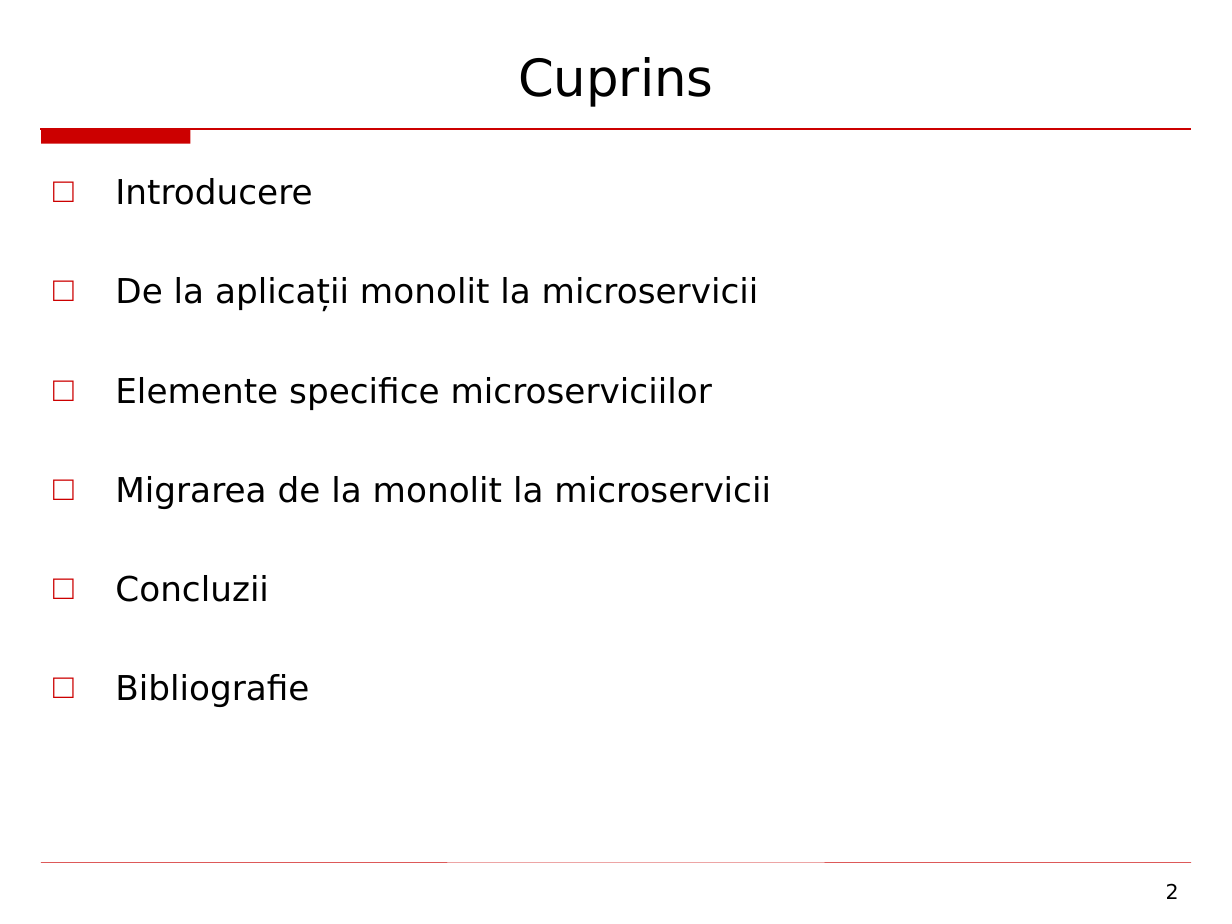
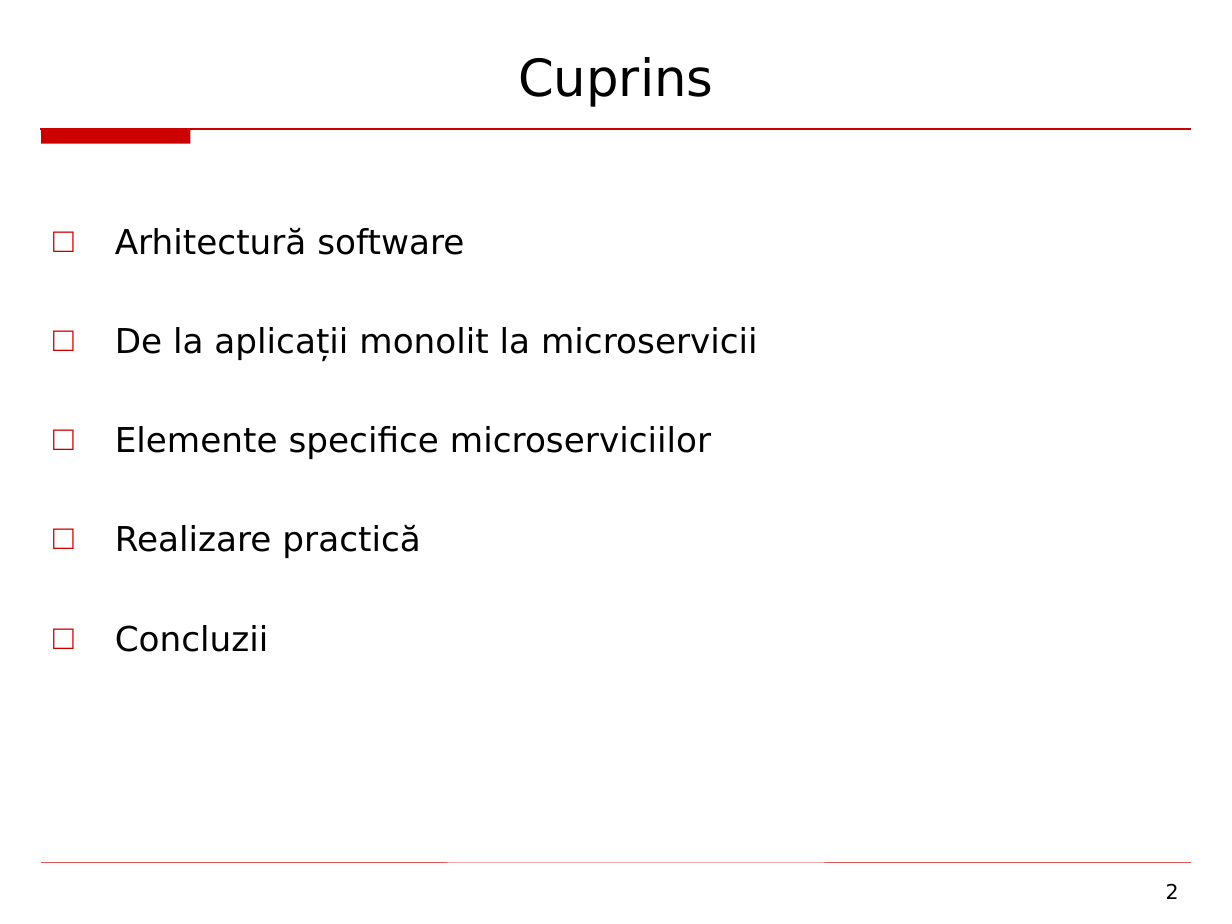
Before and after one commit to amihaescu/dizertatie, a slide deck: slide 2 of andrei.mihaescu.disertatie.2016.ppt. Drawn at 1232x924 pixels with LibreOffice and Linux fonts; fonts in the diff are those of the drawing. Boxes give left, top, right and bottom in pixels: in the first picture for what was removed or moved away, otherwise in the second. Text is boxed around its words. In the diff, an @@ line names an element or a change of style, - is before the commit and + after.

```diff
--- a/andrei.mihaescu.disertatie.2016.ppt
+++ b/andrei.mihaescu.disertatie.2016.ppt
@@ text at (115,227,464,255): text changed @@
-□ Introducere
+□ Arhitectură software
@@ text at (115,327,758,652): indent changed @@
@@ text at (115,524,420,558): text changed @@
-□ Migrarea de la monolit la microservicii
+□ Realizare practică
@@ text at (115,674,309,707): paragraph removed @@
-□ Bibliografie
```
Also in this commit, not shown: 13 other slides changed, 1 slide added, 1 slide removed, 1 other file.
